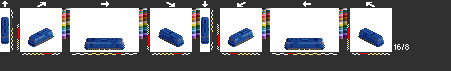
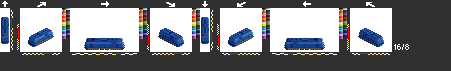
Revision of a layered 451x71 image; what changed, layer by layer:
showed "mz2" over [1, 18, 378, 44]
hid "mz1" over [1, 18, 378, 44]
